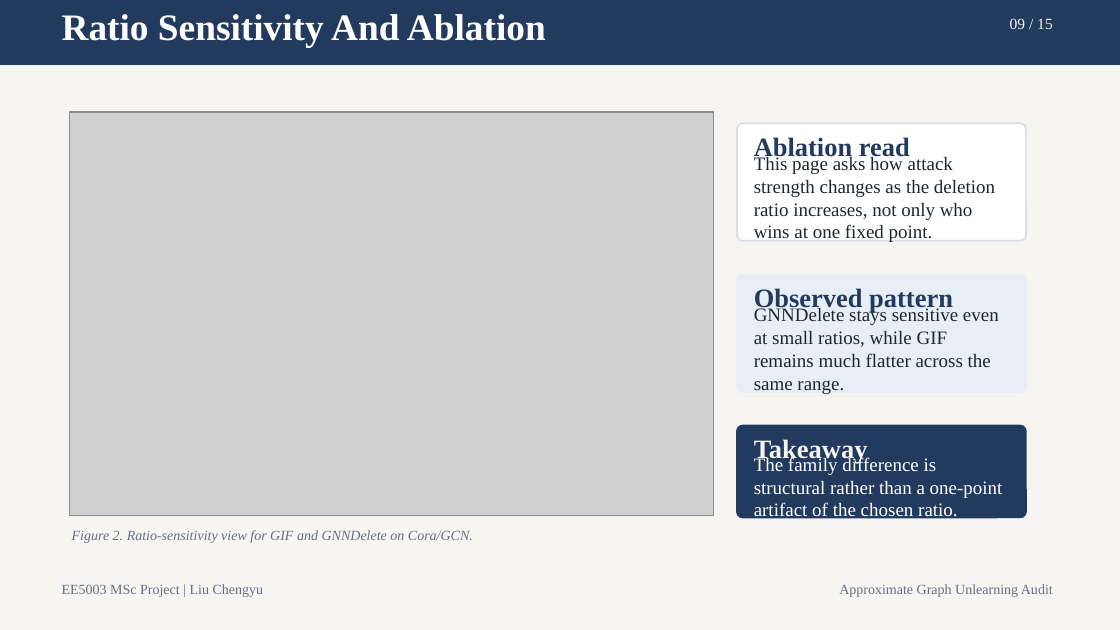
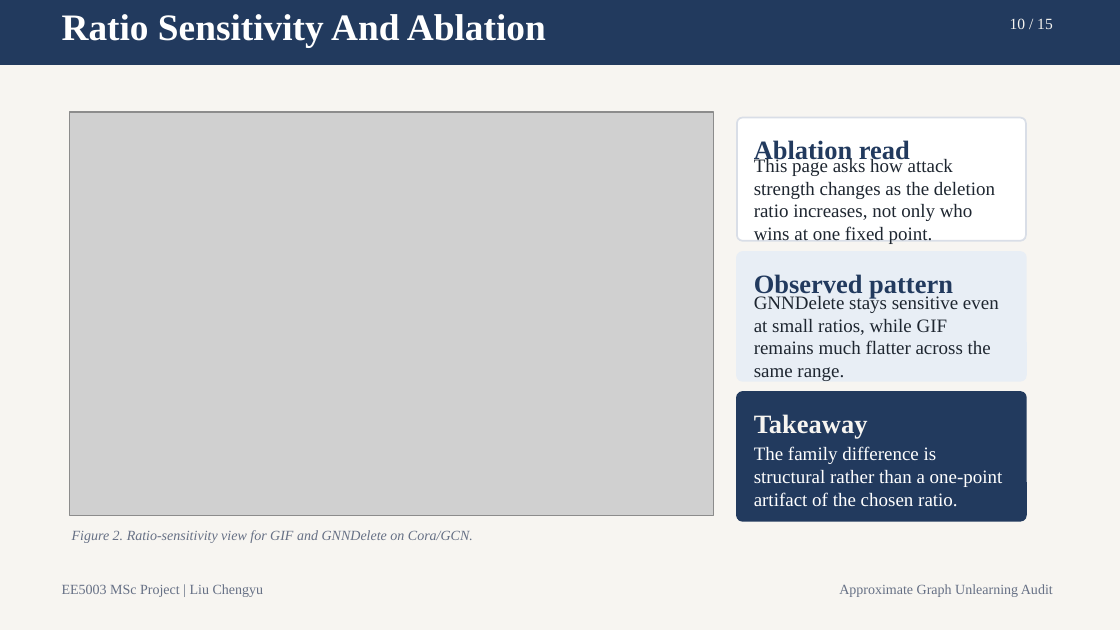
Before and after one commit to lelelelelelelelelelelelele/OpenGU, a slide deck: slide 10 of GULib-master/report/0417_5003report/ppt/out-test/final_15min_defense.pptx (slide 9 before the commit). Drawn at 1120x630 pixels with LibreOffice and Linux fonts; fonts in the diff are those of the drawing; grey boxes stand for pictures. Boxes give left, top, right and bottom in pixels: in the first picture for what was removed or moved away, otherwise in the second. Text is boxed around its words. In the diff, an @@ line names an element or a change of style, - is before the commit and + after.

```diff
--- a/GULib-master/report/0417_5003report/ppt/out-test/final_15min_defense.pptx
+++ b/GULib-master/report/0417_5003report/ppt/out-test/final_15min_defense.pptx
@@ text at <box>1010,18,1053,29</box>: text changed @@
-09 / 15
+10 / 15
@@ rounded rectangle: place and size @@
-rounded rectangle at <box>737,123,1026,241</box>
+rounded rectangle at <box>737,118,1026,241</box>
@@ rounded rectangle: place and size @@
-rounded rectangle at <box>737,274,1026,392</box>
+rounded rectangle at <box>737,252,1026,381</box>
@@ text "GNNDelete stays sensitive even at ...": place and size @@
-text "GNNDelete stays sensitive even at ..." at <box>754,307,999,394</box>
+text "GNNDelete stays sensitive even at ..." at <box>754,295,999,381</box>
@@ text "Observed pattern": place and size @@
-text "Observed pattern" at <box>754,288,953,313</box>
+text "Observed pattern" at <box>754,274,953,299</box>
@@ proportions changed in 3 elements at <box>737,118,1026,241</box>, <box>737,252,1026,381</box>, <box>737,392,1026,521</box> @@
@@ rounded rectangle: place and size @@
-rounded rectangle at <box>737,426,1026,517</box>
+rounded rectangle at <box>737,392,1026,521</box>
@@ text "Takeaway": place and size @@
-text "Takeaway" at <box>754,439,868,464</box>
+text "Takeaway" at <box>754,414,868,439</box>
@@ text "The family difference is structural ..." rewrapped from <box>754,457,1003,521</box> to <box>754,446,1003,506</box> @@
```
Also in this commit, not shown: 13 other slides changed, 7 other files.
